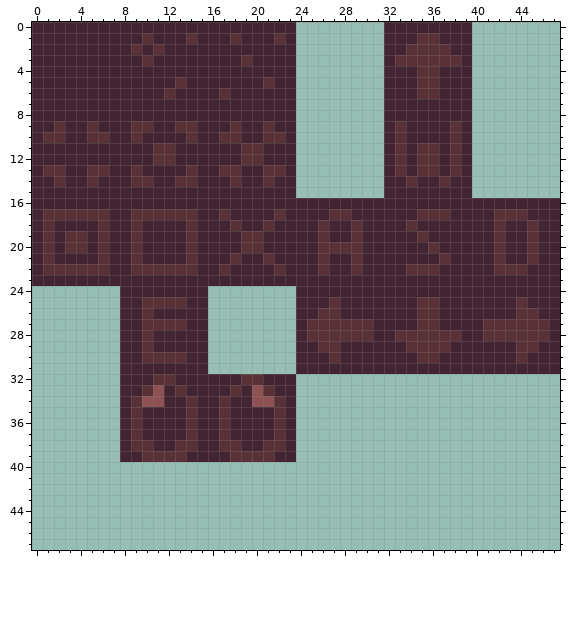
Pixel-art file -- thrower_alchemist/assets/tilesets/floors/tile_floor1.aseprite. Above: the version before the commit.
48x48 pixels, 1 frame.
The result:
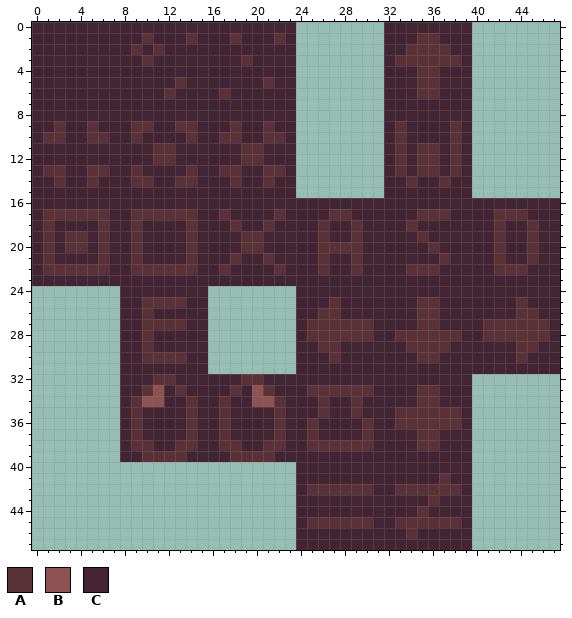
Palette (. is transparent): A #5b3138  B #8e5252  C #422433
Commit message: feat: Added HealPotion and added floor tiles for tutorial XD
Change:
{"where": "layers \"Layer 2\", \"Background\""}
{"y":32,"x":24,"old":"................","new":"CCCCCCCCCCCCCCCC"}
{"y":33,"x":24,"old":"................","new":"CAAAAAACCCCAACCC"}
{"y":34,"x":24,"old":"................","new":"CCACCACCCCCAACCC"}
{"y":35,"x":24,"old":"................","new":"CCACCACCCAAAAAAC"}
{"y":36,"x":24,"old":"................","new":"CACCCCACCAAAAAAC"}
{"y":37,"x":24,"old":"................","new":"CACCCCACCCCAACCC"}
{"y":38,"x":24,"old":"................","new":"CAAAAAACCCCAACCC"}
{"y":39,"x":24,"old":"................","new":"CCCCCCCCCCCCCCCC"}
{"y":40,"x":24,"old":"................","new":"CCCCCCCCCCCCCCCC"}
{"y":41,"x":24,"old":"................","new":"CCCCCCCCCCCCCACC"}
{"y":42,"x":24,"old":"................","new":"CAAAAAACCAAAAAAC"}
{"y":43,"x":24,"old":"................","new":"CCCCCCCCCCCCACCC"}
{"y":44,"x":24,"old":"................","new":"CCCCCCCCCCCACCCC"}
{"y":45,"x":24,"old":"................","new":"CAAAAAACCAAAAAAC"}
{"y":46,"x":24,"old":"................","new":"CCCCCCCCCCACCCCC"}
{"y":47,"x":24,"old":"................","new":"CCCCCCCCCCCCCCCC"}
